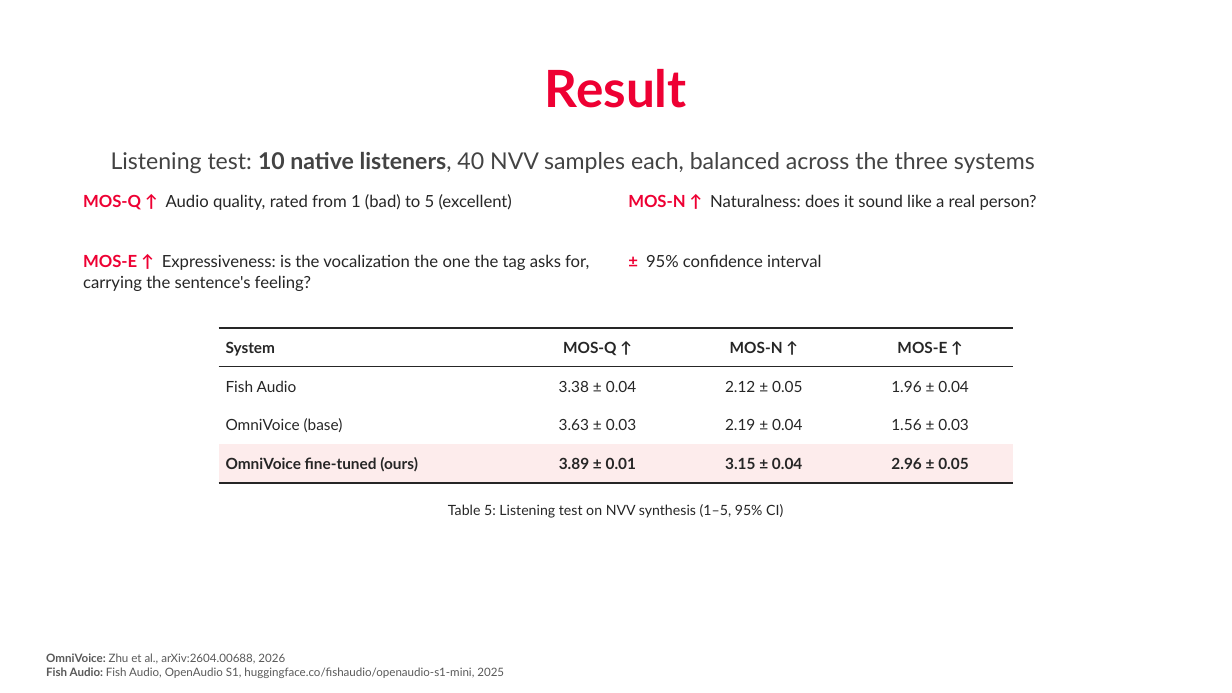
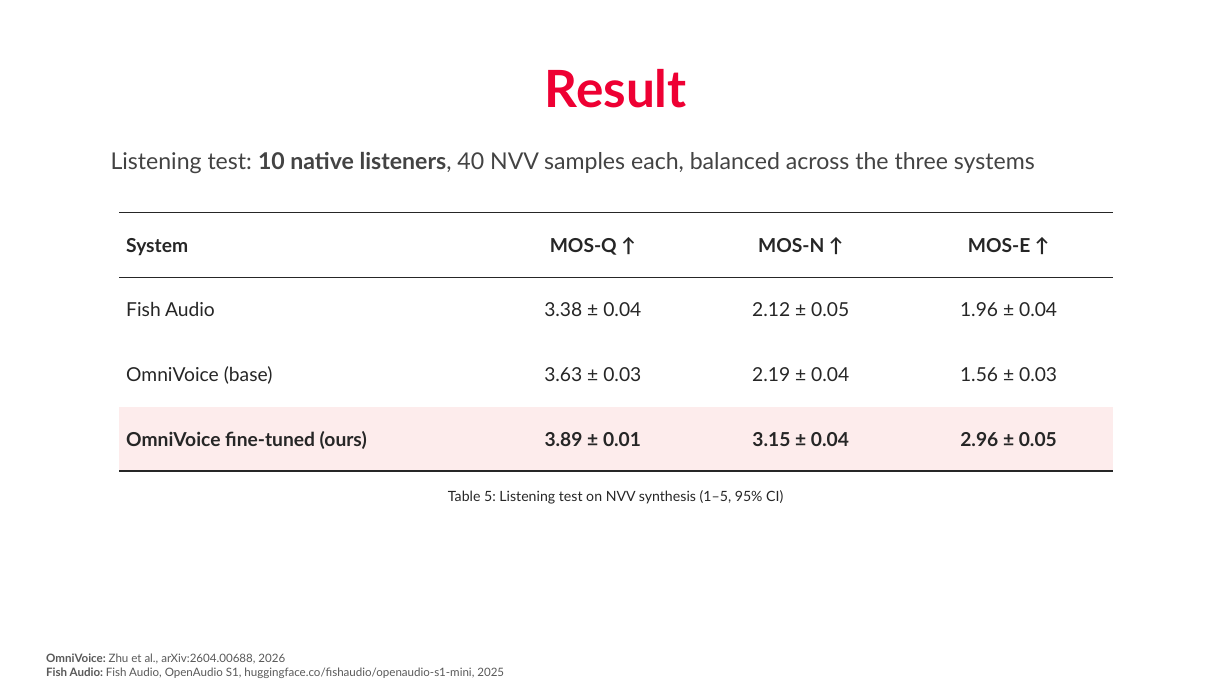
Before and after one commit to nhakanasi/VDT_GD2, a slide deck: slide 23 of Method.pptx (slide 22 before the commit). Drawn at 1232x693 pixels with LibreOffice and Linux fonts; fonts in the diff are those of the drawing; background and template pictures are left out. Boxes give left, top, right and bottom in pixels: in the first picture for what was removed or moved away, otherwise in the second. Text is boxed around its words. In the diff, an @@ line names an element or a change of style, - is before the commit and + after.

```diff
--- a/Method.pptx
+++ b/Method.pptx
@@ text removed at (83,194,512,210) @@
-MOS-Q ↑ Audio quality, rated from 1 (bad) to 5 (excellent)
@@ text removed at (628,194,1037,210) @@
-MOS-N ↑ Naturalness: does it sound like a real person?
@@ table at (119,213,1113,471) @@
@@ size 12 to 15 pt @@
@@ table: place and size @@
-table at (219,328,1014,483)
+table at (119,213,1113,471)
@@ text removed at (83,254,589,291) @@
-MOS-E ↑ Expressiveness: is the vocalization the one the tag asks for, carrying the sentence's feeling?
@@ text removed at (646,254,822,267) @@
-± 95% confidence interval
@@ text "Table 5: Listening test on ...": place and size @@
-text "Table 5: Listening test on ..." at (448,504,783,518)
+text "Table 5: Listening test on ..." at (448,490,783,504)
```
Also in this commit, not shown: 9 other slides changed, 2 slides added.
